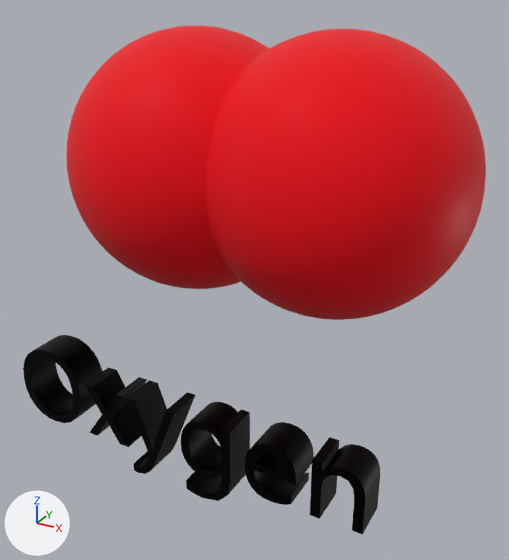
Renders of the glTF model marker_based/assets/oxygen.glb from each side of a commit.
One viewpoint serves both versions: a 50 mm lens placed at (0.108, -0.44, 0.078), pointed at (-0.019, -0.208, -0.038). Arrows for +X, +Y and +Z are at lower left; the lights stay in place. Where no turn or scale is listed for an object, it has been applied to the vertices.

Script lines for the objects in view, before the commit:
```python
me_mesh_id27 = bpy.data.meshes.new('mesh_id27')
me_mesh_id27.from_pydata(...)  # 1538 vertices, 3072 faces; spans x -0.0527..0.0527, y -0.0527..0.0527, z -0.0527..0.0527
me_mesh_id27.materials.append(mat_183)
me_mesh_id33 = bpy.data.meshes.new('mesh_id33')
me_mesh_id33.from_pydata(...)  # 1538 vertices, 3072 faces; spans x -0.0527..0.0527, y -0.0527..0.0527, z -0.0527..0.0527
me_mesh_id33.materials.append(mat_185)
me_mesh_id44 = bpy.data.meshes.new('mesh_id44')
me_mesh_id44.from_pydata(...)  # 466 vertices, 920 faces; spans x 0.002..0.158, y 0.0..0.015, z -0.011..0.034
me_mesh_id44.materials.append(mat_187)
ob_mesh_id27 = bpy.data.objects.new('mesh_id27', me_mesh_id27)
ob_mesh_id27.location = (-0.0497, -0.2001, 0.0058)
ob_mesh_id33 = bpy.data.objects.new('mesh_id33', me_mesh_id33)
ob_mesh_id33.location = (0.0117, -0.2001, 0.0068)
ob_mesh_id44 = bpy.data.objects.new('mesh_id44', me_mesh_id44)
ob_mesh_id44.location = (-0.1078, -0.2575, -0.1)
```
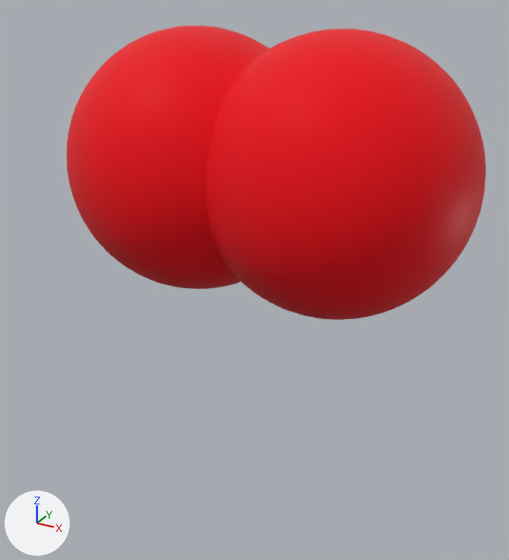
The newer file is also rescaled (x2.484), turned or shifted as a whole; pictures and numbers use the older file's frame.

The change, as a diff of the scene's bpy script:
```diff
--- a/marker_based/assets/oxygen.glb.py
+++ b/marker_based/assets/oxygen.glb.py
@@ ob_mesh_id44 @@
-ob_mesh_id44 = bpy.data.objects.new('mesh_id44', me_mesh_id44)
-ob_mesh_id44.location = (-0.1078, -0.2575, -0.1)
```

Pixel boxes (x1, y1, x2, y2) of what changed, in the pictures (509 x 560 px):
'mesh_id44', deleted
    before: (23, 335, 380, 535)
